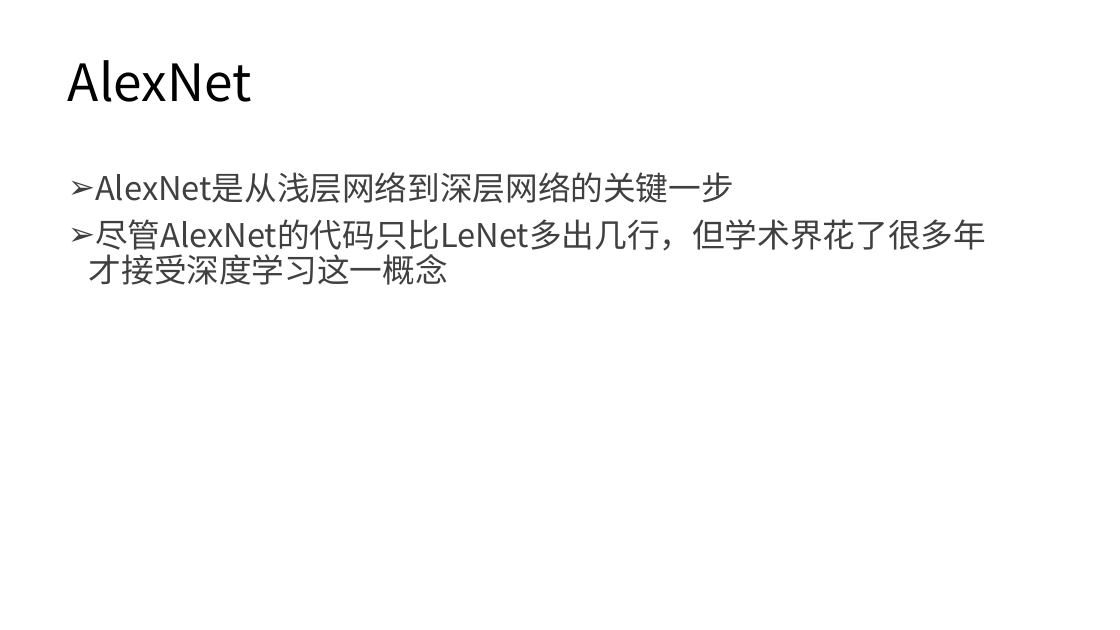
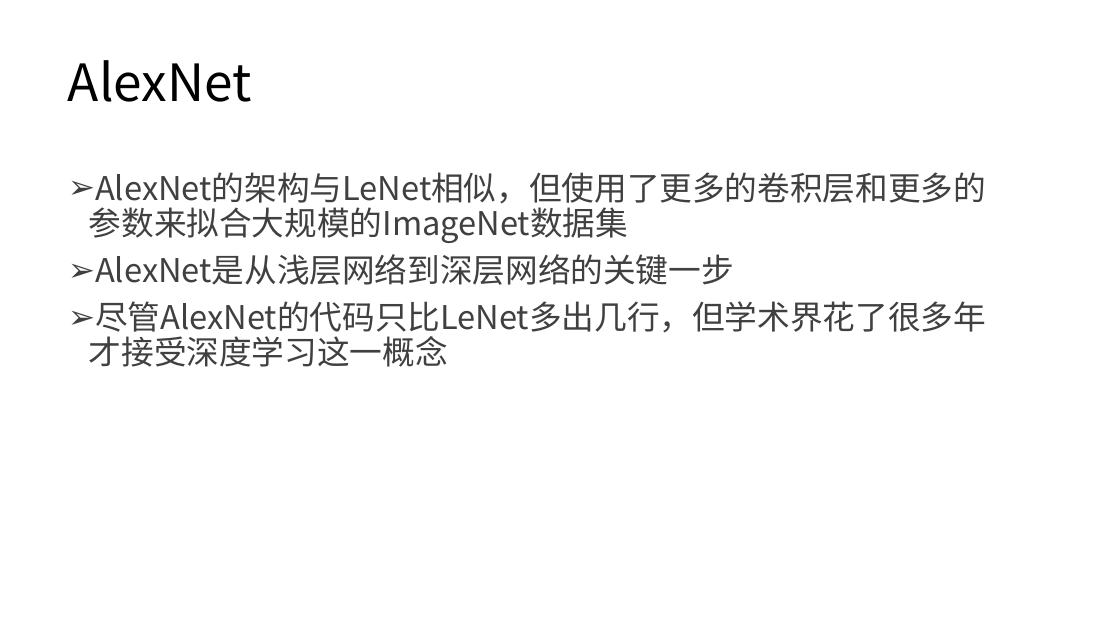
Before and after one commit to lezhang-thu/security_content, a slide deck: slide 17 of 卷积神经网络-b.pptx (slide 16 before the commit). Drawn at 1120x630 pixels with LibreOffice and Linux fonts; fonts in the diff are those of the drawing. Boxes give left, top, right and bottom in pixels: in the first picture for what was removed or moved away, otherwise in the second. Text is boxed around its words. In the diff, an @@ line names an element or a change of style, - is before the commit and + after.

```diff
--- a/卷积神经网络-b.pptx
+++ b/卷积神经网络-b.pptx
@@ text at box(89, 172, 986, 243): paragraph added @@
+➢ AlexNet的架构与LeNet相似，但使用了更多的卷积层和更多的参数来拟合大规模的ImageNet数据集
```
Also in this commit, not shown: 9 other slides changed, 25 slides added, 16 other files.
